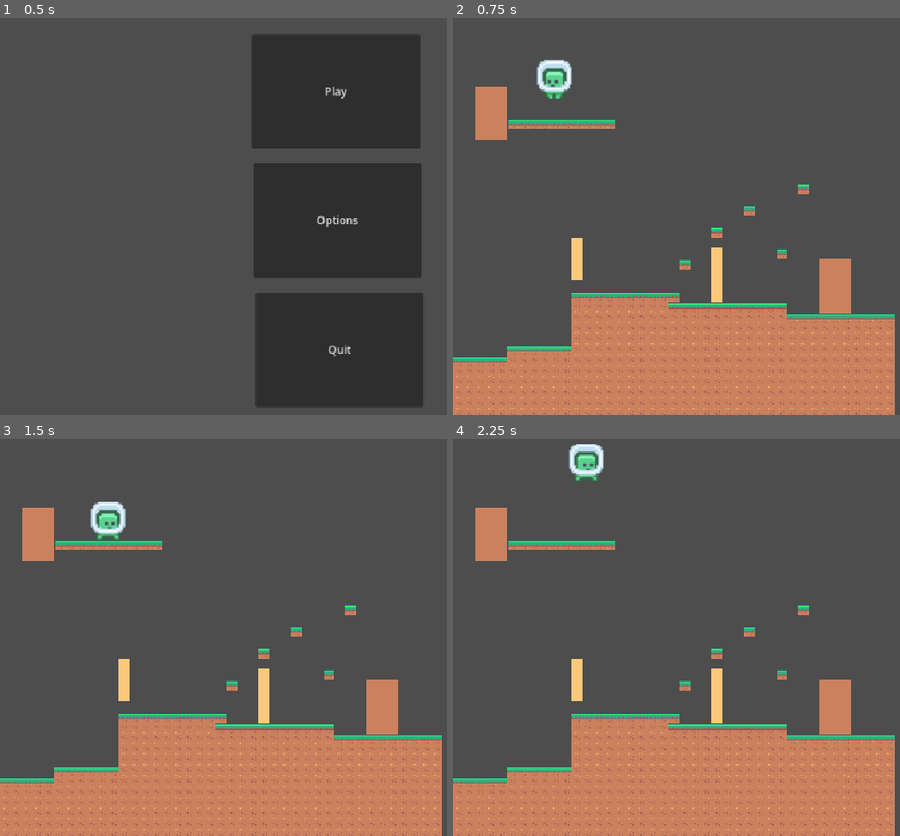
Above: before the commit, frames 1-4 (two rows, left to right).
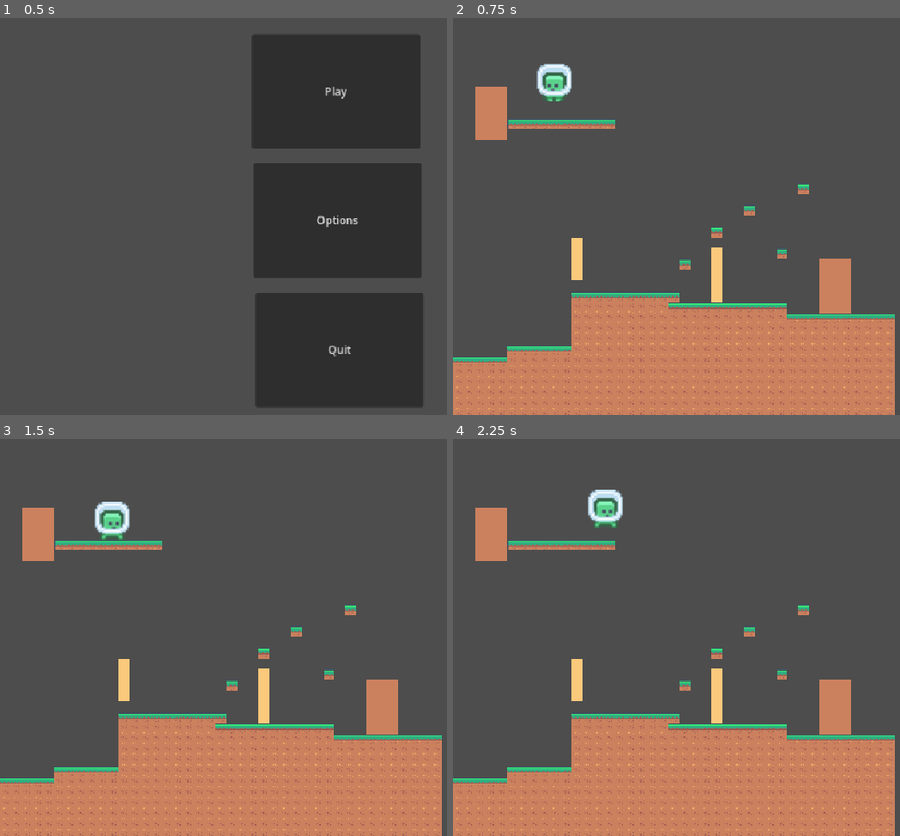
Above: after the commit, the same moments.

Repository: JustusBSchmidt04/LuckeRun
Game: Godot game, scene res://Szene/Startbildschirm/main_menu_bg.tscn
Same seed, same stepped clock (60 frames per second), same inputs: the game is played once before the commit and once after it.
Inputs:
- Up to frame 1 (0.5 s): no input
- Up to frame 2 (0.75 s): click "Play" at 0.5 s
- Up to frame 3 (1.5 s): tap Enter at 1.25 s; hold D (right) from 1.28 s (still down)
- Up to frame 4 (2.25 s): keep holding D (right); tap Space (jump) at 1.52 s

Frame 1 is identical in both runs. In frame 2, 0.6% of the frame differs, in the area x 18-27%, y 10-21%; in frame 3, 0.5%; in frame 4, 1.3%, in the area x 25-39%, y 1-23%.

Commit message:
Improved movement speed and gravitation

Diff:
--- a/luckerun/Assets/Charakters/Player/Player.gd
+++ b/luckerun/Assets/Charakters/Player/Player.gd
@@ -5,8 +5,8 @@
 @export var tilemap: TileMapLayer
 @export var death: String = "Death"
 
-@export var gravity: float = 425
-@export var speed: float = 50
+@export var gravity: float = 700
+@export var speed: float = 80
 const jump_force = -270
 
 func _ready():
